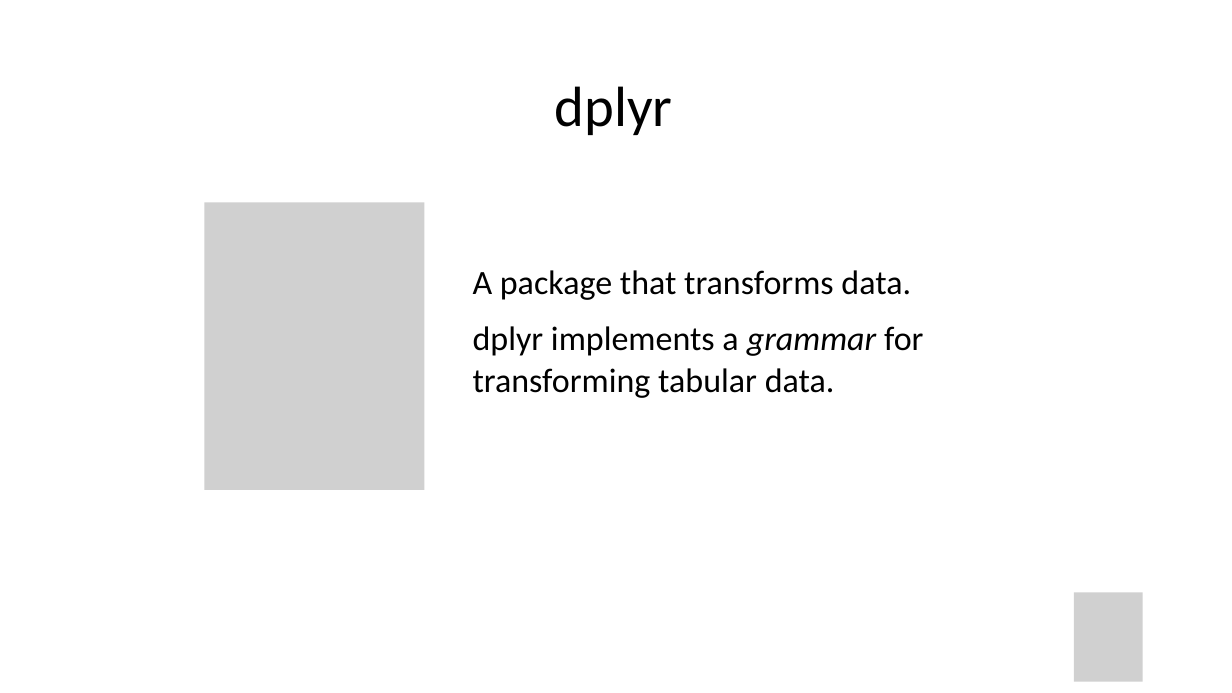
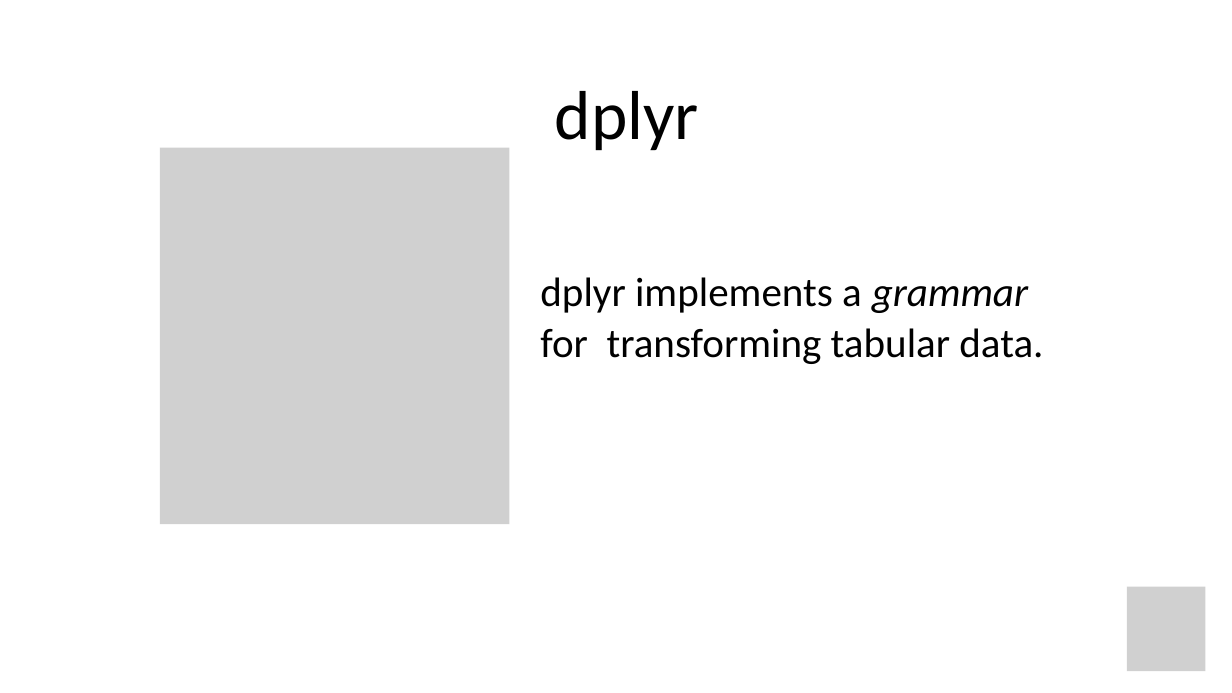
Before and after one commit to amromeo/api_r2020, a slide deck: slide 10 of 03 - Transform.pptx. Drawn at 1232x693 pixels with LibreOffice and Linux fonts; fonts in the diff are those of the drawing; grey boxes stand for pictures. Boxes give left, top, right and bottom in pixels: in the first picture for what was removed or moved away, otherwise in the second. Text is boxed around its words. In the diff, an @@ line names an element or a change of style, - is before the commit and + after.

```diff
--- a/03 - Transform.pptx
+++ b/03 - Transform.pptx
@@ title "dplyr" at (x1=555, y1=91, x2=699, y2=151): size 44.2 to 54 pt @@
@@ picture added at (x1=160, y1=148, x2=509, y2=524) @@
@@ picture removed at (x1=204, y1=202, x2=424, y2=490) @@
@@ text "dplyr implements a grammar for ..." moved from (x1=473, y1=270, x2=923, y2=398) to (x1=540, y1=277, x2=1043, y2=364) @@
@@ text "dplyr implements a grammar for ..." at (x1=540, y1=277, x2=1043, y2=364): size 26.5 to 32 pt @@
@@ text at (x1=473, y1=270, x2=911, y2=300): paragraph removed @@
-A package that transforms data.
@@ picture resized from (x1=1074, y1=592, x2=1142, y2=682) to (x1=1128, y1=587, x2=1206, y2=671) @@
```
Also in this commit, not shown: 24 other slides changed, 1 slide added, 1 other file.
